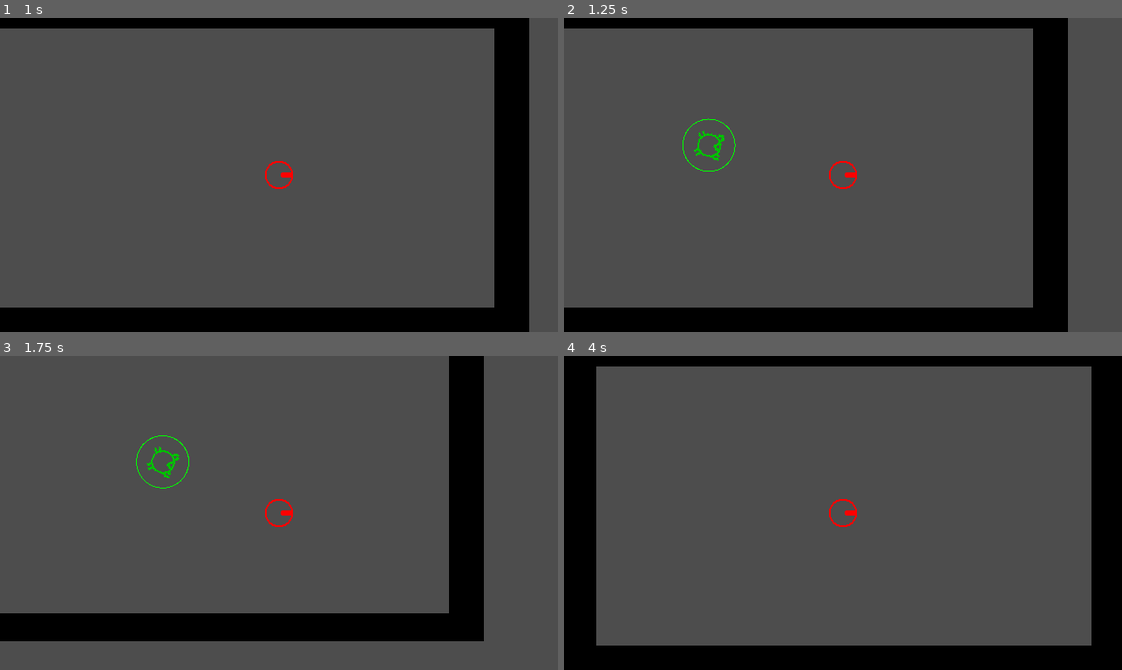
Above: before the commit, frames 1-4 (two rows, left to right).
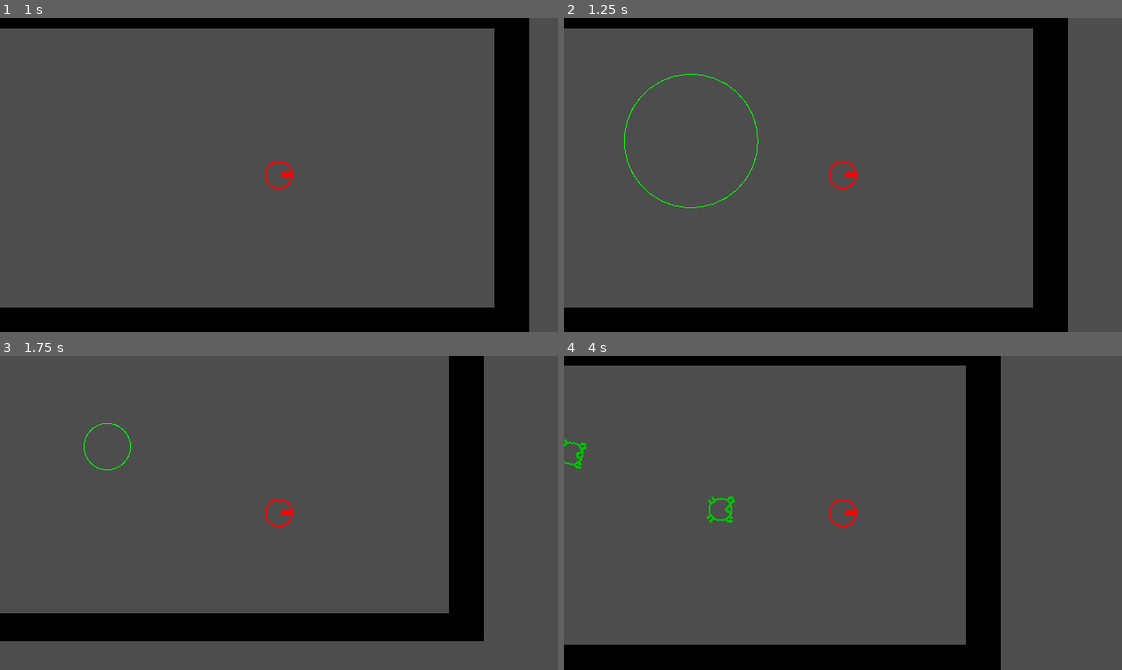
Above: after the commit, the same moments.

Repository: captaindecoy/maze
Game: Godot game, scene res://scenes/game.tscn
Two runs of this game, one before a commit and one after it. Both use one fixed random seed, a clock stepped at 60 frames per second and the inputs below.
Inputs (mouse positions are in pixels of both pictures, inside the frame that each line leads up to):
- Up to frame 1 (1 s): tap Enter at 0.5 s; move the mouse to (401, 159) at 0.52 s; hold Right (move_right) from 0.53 s (still down); click (401, 159) at 0.67 s
- Up to frame 2 (1.25 s): keep holding Right (move_right)
- Up to frame 3 (1.75 s): move the mouse to (167, 528) at 1.27 s; release Right (move_right) at 1.28 s; hold Down (move_down) from 1.28 s (still down)
- Up to frame 4 (4 s): move the mouse to (898, 443) at 2.02 s; release Down (move_down) at 2.03 s; hold Right (move_right) 2.03-2.78 s; move the mouse to (815, 575) at 2.77 s; hold Up (move_up) 2.78-3.53 s; click (815, 575) at 2.92 s; move the mouse to (1010, 560) at 3.52 s; hold Left (move_left) from 3.53 s (still down)

Frame 1 is identical in both runs. In frame 2, 0.4% of the frame differs, in the area x 10-35%, y 17-61%; in frame 3, 0.3%; in frame 4, 18%, in the area x 0-100%, y 0-100%.

Commit message:
- Added state enum to baddie to draw spawning circles

Diff:
--- a/scenes/baddie_01.tscn
+++ b/scenes/baddie_01.tscn
@@ -1,7 +1,8 @@
-[gd_scene load_steps=4 format=3 uid="uid://dihddno88wnsf"]
+[gd_scene load_steps=5 format=3 uid="uid://dihddno88wnsf"]
 
 [ext_resource type="Texture2D" uid="uid://b4cffg1upu2t1" path="res://art/baddie01.png" id="1_0c8ai"]
 [ext_resource type="Script" path="res://scripts/baddie_01.gd" id="1_s3grt"]
+[ext_resource type="Script" path="res://scenes/spawn_circle.gd" id="3_otoi5"]
 
 [sub_resource type="CircleShape2D" id="CircleShape2D_xw74y"]
 
@@ -18,4 +19,7 @@
 shape = SubResource("CircleShape2D_xw74y")
 debug_color = Color(0, 0.6, 0.701961, 0.419608)
 
+[node name="SpawnCircle" type="Node2D" parent="."]
+script = ExtResource("3_otoi5")
+
 [connection signal="body_entered" from="." to="." method="_on_body_entered"]
--- /dev/null
+++ b/scenes/spawn_circle.gd
@@ -0,0 +1,16 @@
+extends Node2D
+
+
+# Called when the node enters the scene tree for the first time.
+func _ready():
+	pass # Replace with function body.
+
+
+# Called every frame. 'delta' is the elapsed time since the previous frame.
+func _process(delta):
+	queue_redraw()
+	pass
+
+func _draw():
+	draw_arc(Vector2.ZERO, 100 * owner.timer, 0, TAU, 32, Color.GREEN, 1)
+	#pass
--- a/scripts/baddie_01.gd
+++ b/scripts/baddie_01.gd
@@ -1,11 +1,18 @@
 extends Area2D
 
 @export var PlayerNodePath : NodePath
-@export var speed: int = 90
+@export var speed: int = 60
 var player
+var state : int
+var timer: float = 1.0
+
+enum states {SPAWNING, CHASING}
 
 func _ready():
 	player = $"../Player"
+	state = states.SPAWNING
+	$Sprite2D.visible = false
+	$CollisionShape2D.disabled = true
 	#print(name)
 	#player = $Player
 	pass
@@ -14,9 +21,20 @@
 	#var player = get_node(PlayerNodePath)
 	#player = $Player
 	#player = get_node($Player)
-	if player:
-		rotation = position.angle_to_point(player.position)
-		position += transform.x * speed * delta
+	match state:
+		states.SPAWNING:
+			if timer > 0:
+				timer -= delta
+				#queue_redraw()
+			else:
+				state = states.CHASING
+				$Sprite2D.visible = true
+				$CollisionShape2D.disabled = false
+				$SpawnCircle.queue_free()
+		states.CHASING:
+			if player:
+				rotation = position.angle_to_point(player.position)
+				position += transform.x * speed * delta
 
 func die():
 	queue_free()
@@ -27,7 +45,9 @@
 	body.die()
 	pass # Replace with function body.
 
-func _draw():
+#func _draw():
 	#draw_circle(position, 5, Color.GREEN)
-	draw_arc(Vector2.ZERO, 30, 0, TAU, 32, Color.GREEN, 1)
+	#print(timer)
+	#if state == states.SPAWNING:
+	#	draw_arc(Vector2.ZERO, 100 * timer, 0, TAU, 32, Color.GREEN, 1)
 	#pass
